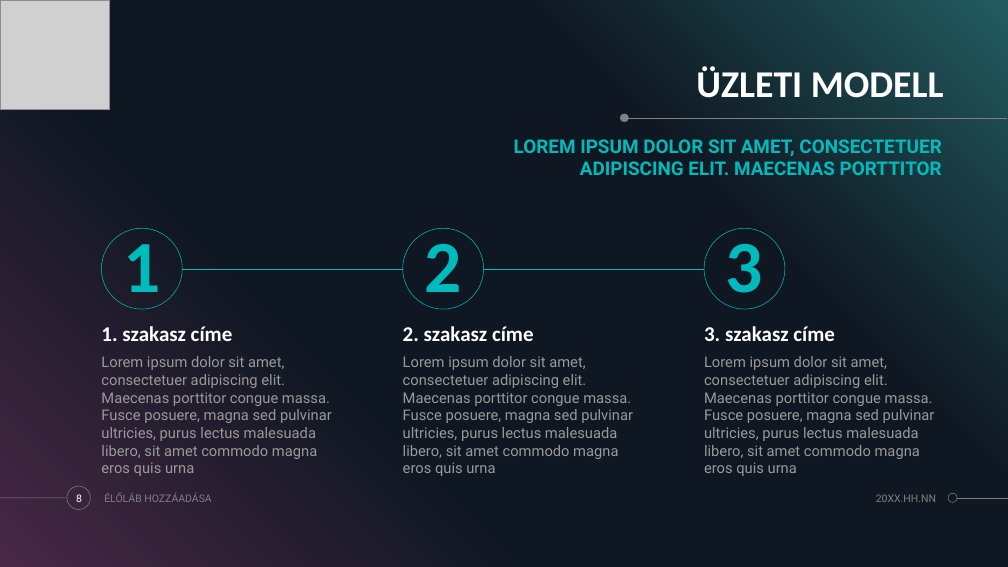
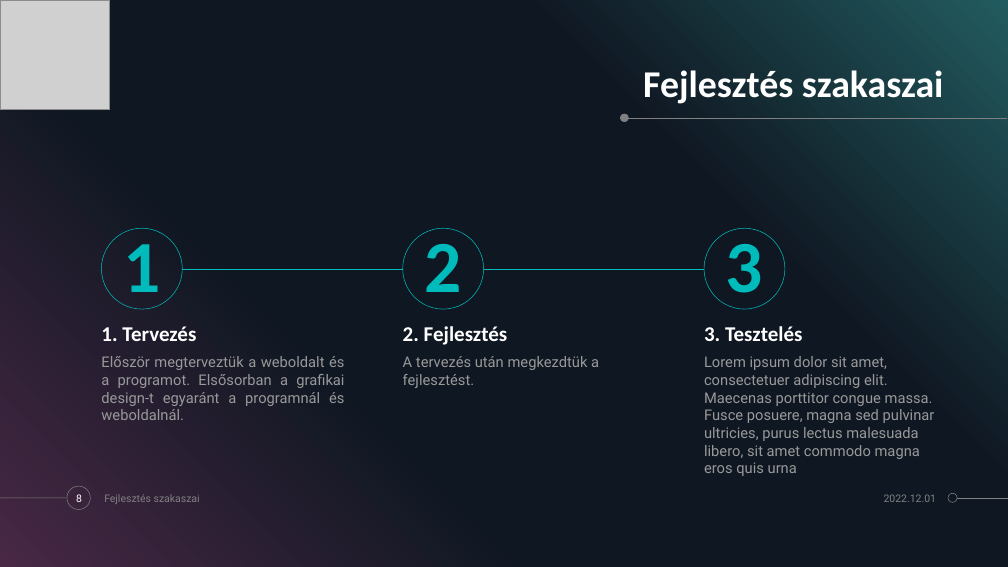
Before and after one commit to zamboilles21/terfelszinszamitas, a slide deck: slide 8 of documentation/PPT/TerFelSzoft.pptx. Drawn at 1008x567 pixels with LibreOffice and Linux fonts; fonts in the diff are those of the drawing; grey boxes stand for pictures. Boxes give left, top, right and bottom in pixels: in the first picture for what was removed or moved away, otherwise in the second. Text is boxed around its words. In the diff, an @@ line names an element or a change of style, - is before the commit and + after.

```diff
--- a/documentation/PPT/TerFelSzoft.pptx
+++ b/documentation/PPT/TerFelSzoft.pptx
@@ title at <box>643,70,944,104</box>: text changed @@
-ÜZLETI MODELL
+Fejlesztés szakaszai
@@ text removed at <box>514,139,942,175</box> @@
-LOREM IPSUM DOLOR SIT AMET, CONSECTETUER ADIPISCING ELIT. MAECENAS PORTTITOR
@@ text at <box>101,326,196,341</box>: text changed @@
-1. szakasz címe
+1. Tervezés
@@ text at <box>403,326,508,345</box>: text changed @@
-2. szakasz címe
+2. Fejlesztés
@@ text at <box>704,326,803,341</box>: text changed @@
-3. szakasz címe
+3. Tesztelés
@@ text at <box>101,356,344,420</box>: text changed @@
-Lorem ipsum dolor sit amet, consectetuer adipiscing elit. Maecenas porttitor congue massa. Fusce posuere, magna sed pulvinar ultricies, purus lectus malesuada libero, sit amet commodo magna eros quis urna
+Először megterveztük a weboldalt és a programot. Elsősorban a grafikai design-t egyaránt a programnál és weboldalnál.
@@ text at <box>403,356,599,388</box>: text changed @@
-Lorem ipsum dolor sit amet, consectetuer adipiscing elit. Maecenas porttitor congue massa. Fusce posuere, magna sed pulvinar ultricies, purus lectus malesuada libero, sit amet commodo magna eros quis urna
+A tervezés után megkezdtük a fejlesztést.
@@ text at <box>104,494,200,504</box>: text changed @@
-ÉLŐLÁB HOZZÁADÁSA
+Fejlesztés szakaszai
@@ text at <box>884,494,937,502</box>: text changed @@
-20XX.HH.NN
+2022.12.01
```
Also in this commit, not shown: 5 other slides changed.
